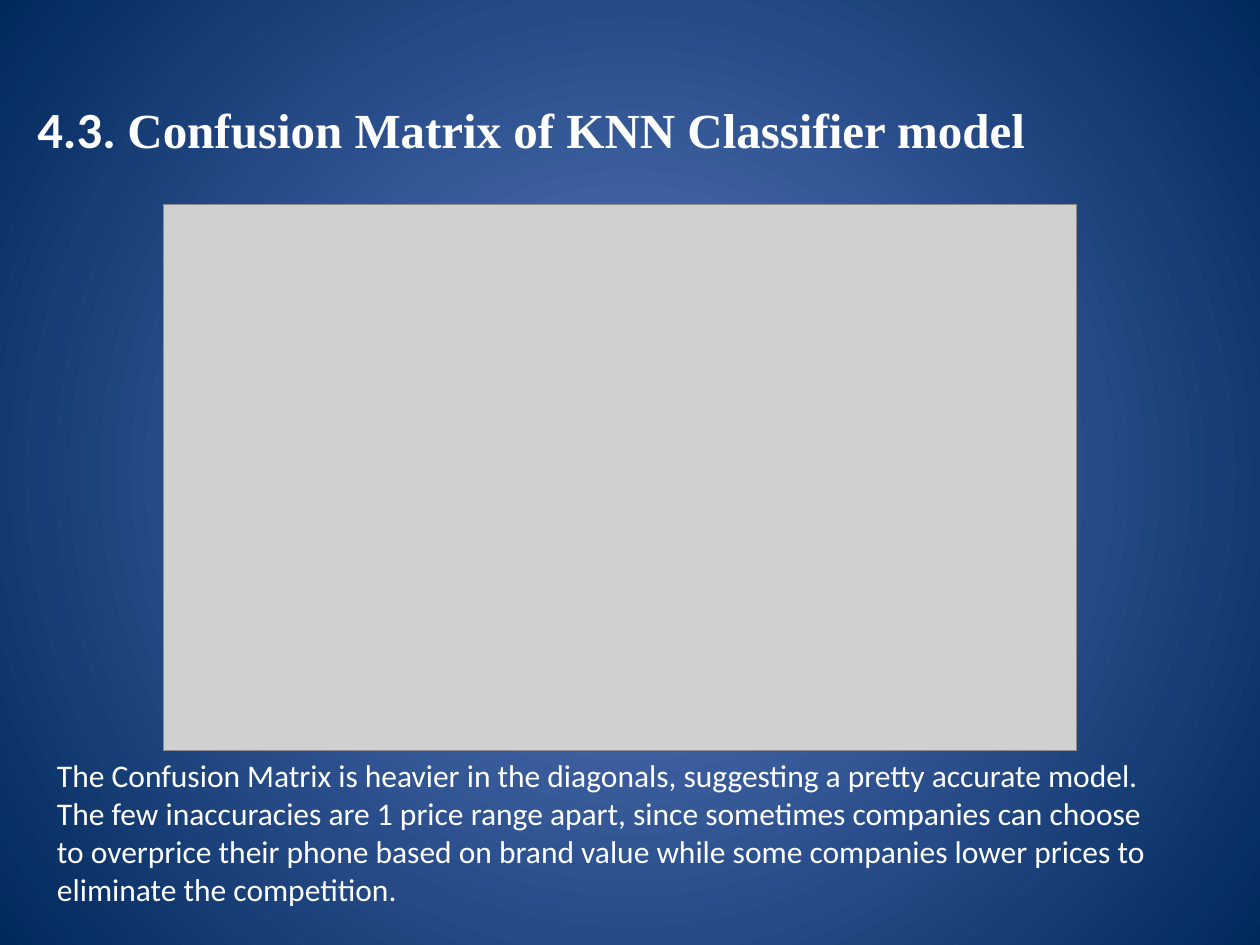
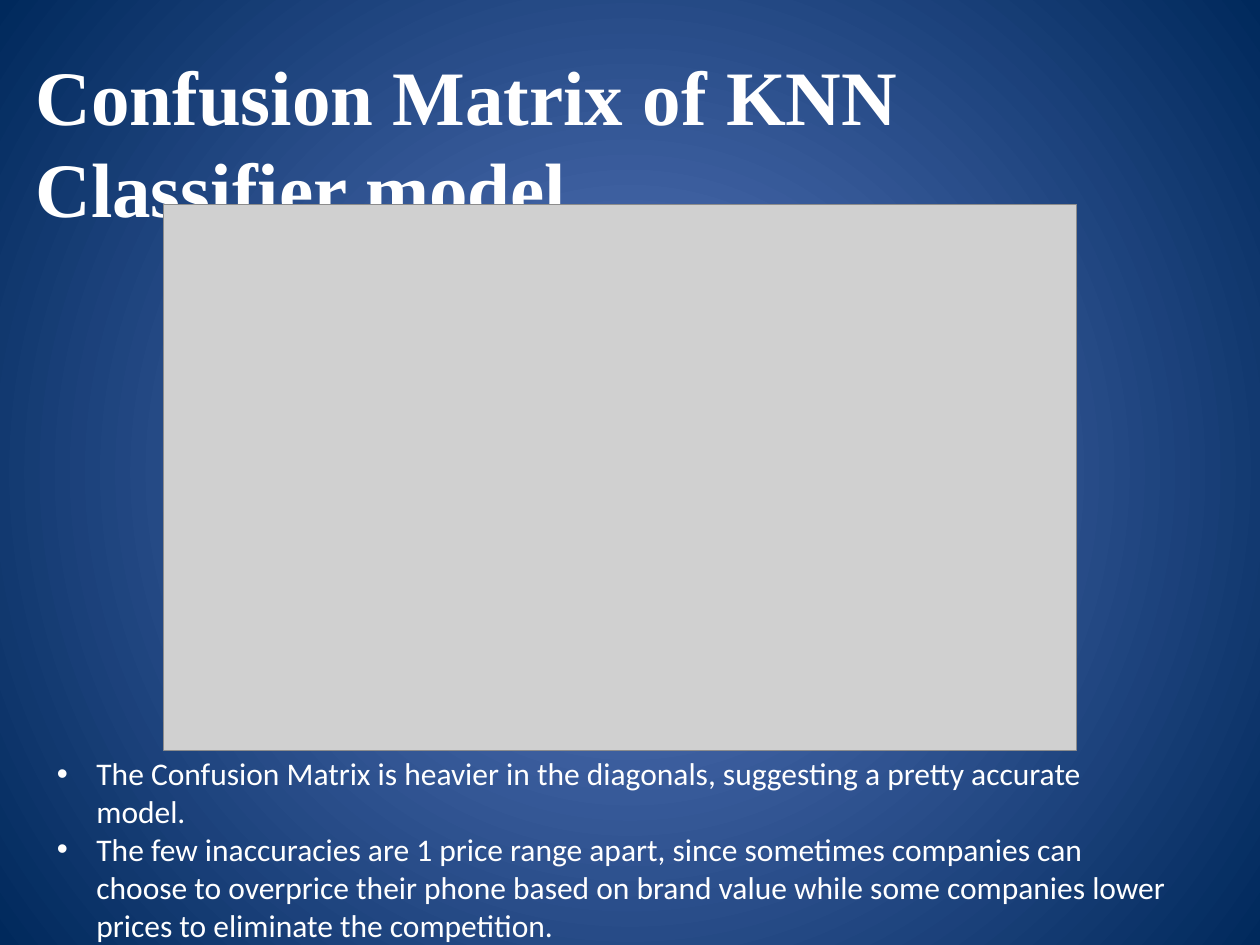
Before and after one commit to debjitg97/Mobile-Price-Classifier, a slide deck: slide 20 of Mobile Price Prediction Using KNN Classifier.pptx. Drawn at 1260x945 pixels with LibreOffice and Linux fonts; fonts in the diff are those of the drawing; grey boxes stand for pictures. Boxes give left, top, right and bottom in pixels: in the first picture for what was removed or moved away, otherwise in the second. Text is boxed around its words. In the diff, an @@ line names an element or a change of style, - is before the commit and + after.

```diff
--- a/Mobile Price Prediction Using KNN Classifier.pptx
+++ b/Mobile Price Prediction Using KNN Classifier.pptx
@@ text at (36,71,897,232): text changed; size 28 to 44 pt @@
-4.3. Confusion Matrix of KNN Classifier model
+Confusion Matrix of KNN Classifier model
@@ text at (96,763,1165,942): text changed @@
-The Confusion Matrix is heavier in the diagonals, suggesting a pretty accurate model. The few inaccuracies are 1 price range apart, since sometimes companies can choose to overprice their phone based on brand value while some companies lower prices to eliminate the competition.
+• The Confusion Matrix is heavier in the diagonals, suggesting a pretty accurate model.
+• The few inaccuracies are 1 price range apart, since sometimes companies can choose to overprice their phone based on brand value while some companies lower prices to eliminate the competition.
```
Also in this commit, not shown: 22 other slides changed.
